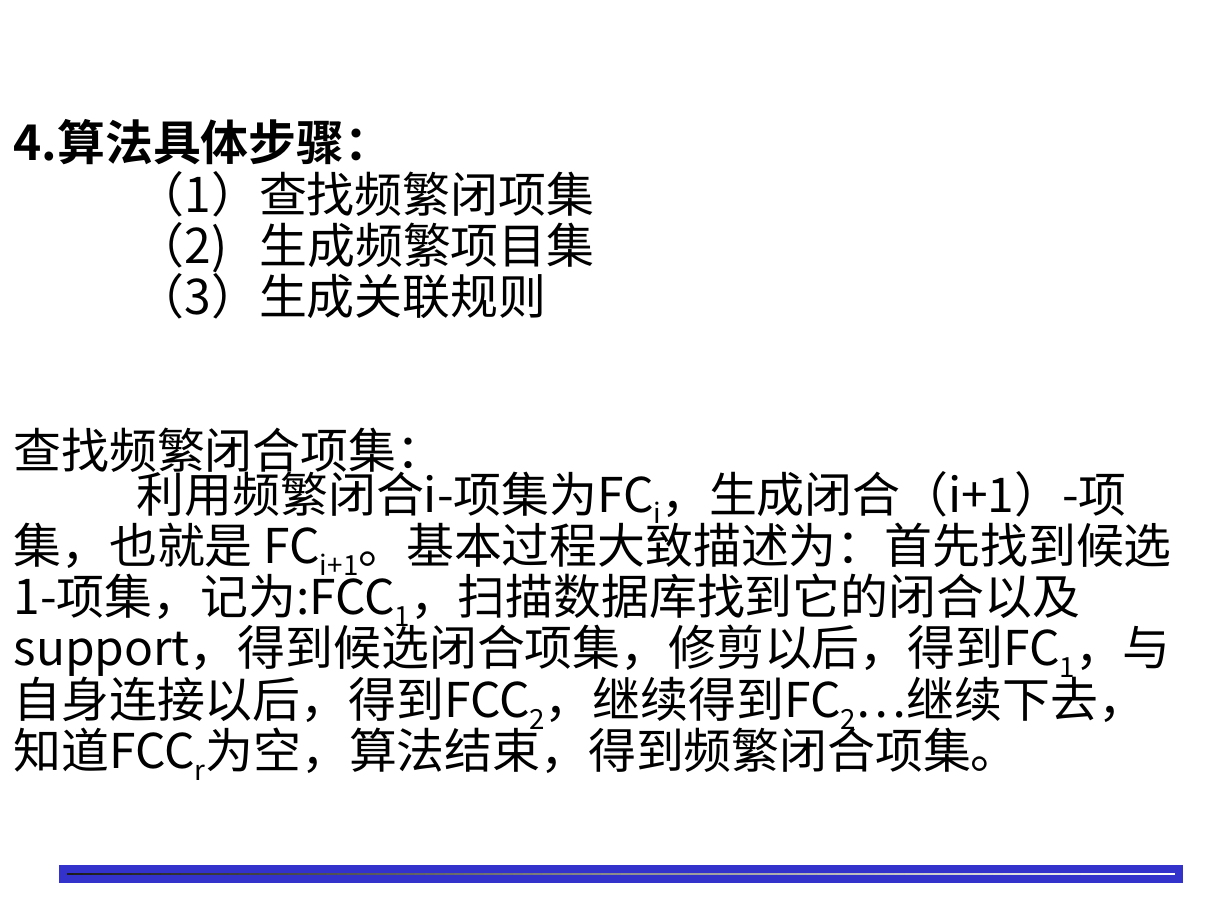
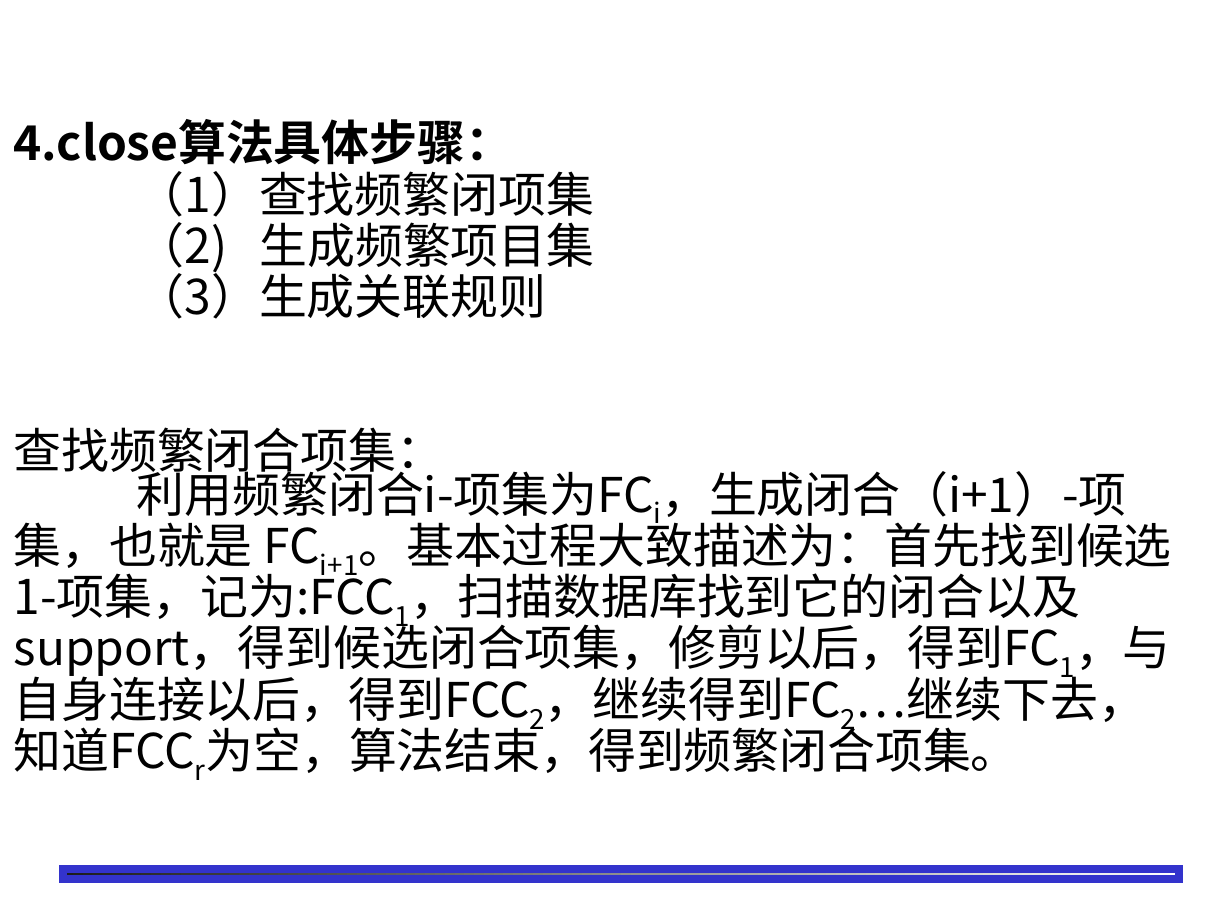
Before and after one commit to shfkuang/shfkuang.github.io, a slide deck: slide 15 of dm/ch3.2.ppt. Drawn at 1232x924 pixels with LibreOffice and Linux fonts; fonts in the diff are those of the drawing; background and template pictures are left out. Boxes give left, top, right and bottom in pixels: in the first picture for what was removed or moved away, otherwise in the second. Text is boxed around its words. In the diff, an @@ line names an element or a change of style, - is before the commit and + after.

```diff
--- a/dm/ch3.2.ppt
+++ b/dm/ch3.2.ppt
@@ text at <box>14,119,514,172</box>: text changed @@
-4.算法具体步骤：
+4.close算法具体步骤：
```
Also in this commit, not shown: 6 other slides changed, 2 slides added, 2 other files.
